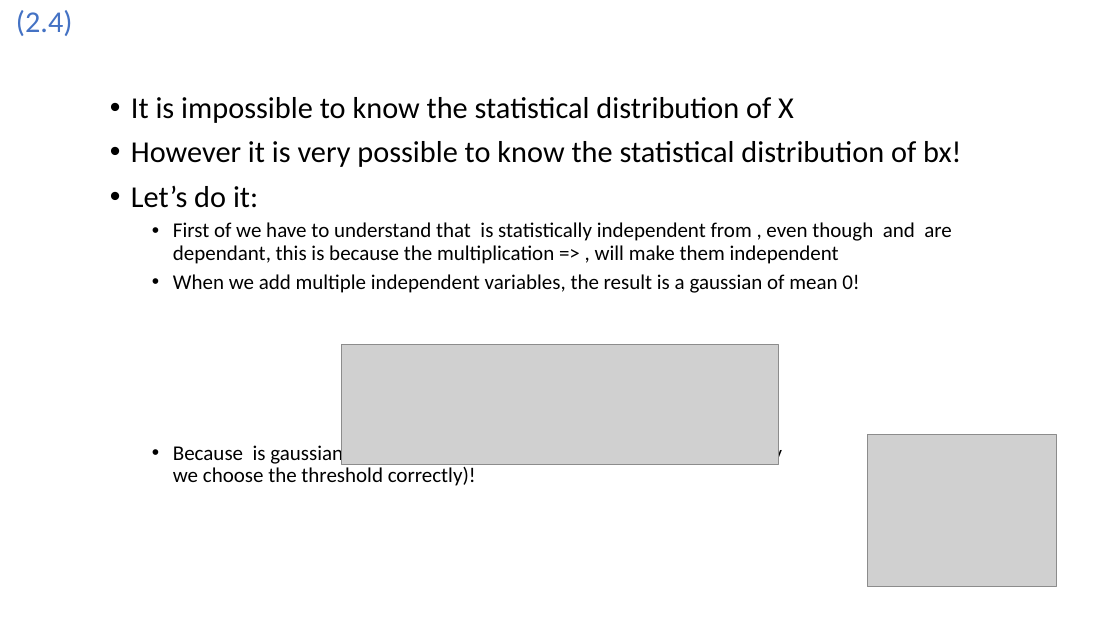
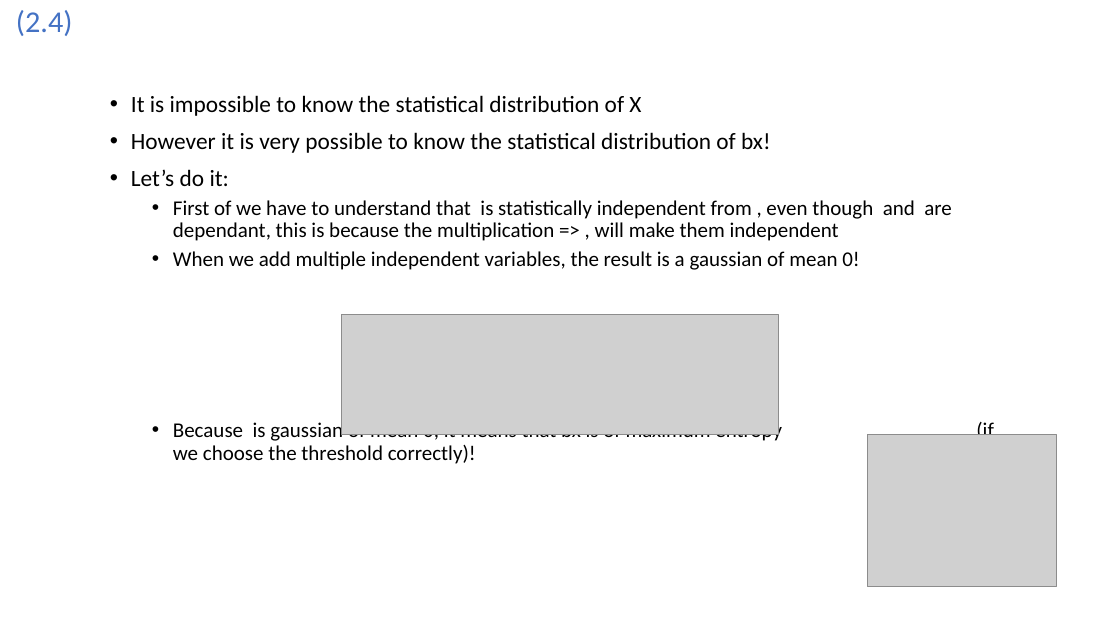
Before and after one commit to Joao-Quinta/master_cours_choix, a slide deck: slide 15 of securite_multimedia/exam_prep/section_2.odp. Drawn at 1120x630 pixels with LibreOffice and Linux fonts; fonts in the diff are those of the drawing; grey boxes stand for pictures. Boxes give left, top, right and bottom in pixels: in the first picture for what was removed or moved away, otherwise in the second. Text is boxed around its words. In the diff, an @@ line names an element or a change of style, - is before the commit and + after.

```diff
--- a/securite_multimedia/exam_prep/section_2.odp
+++ b/securite_multimedia/exam_prep/section_2.odp
@@ text at <box>131,95,771,186</box>: size 26 to 20 pt in "It is impossible to know the statistical ...", "However it is very possible to know ...", "Let’s do it:" @@
@@ picture: place and size @@
-picture at <box>342,344,778,465</box>
+picture at <box>342,314,778,434</box>
```
Also in this commit, not shown: 14 other slides changed, 3 slides added, 6 other files.
